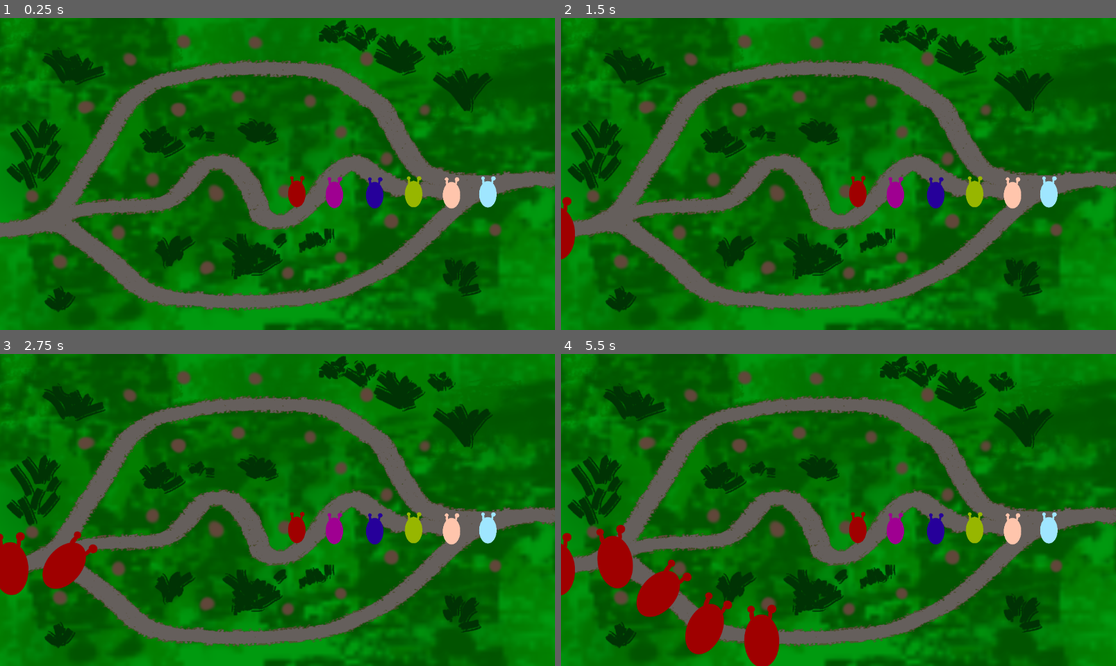
Above: before the commit, frames 1-4 (two rows, left to right).
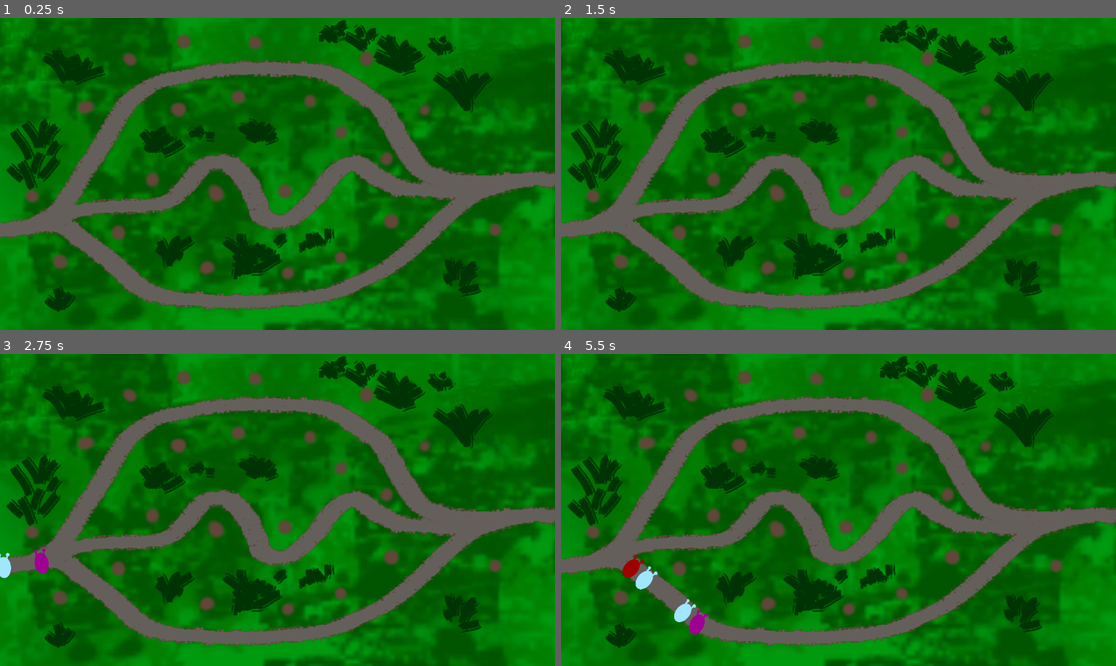
Above: after the commit, the same moments.

Repository: Dorfultariant/fgj_2024
Game: Godot game, scene res://scenes/world/level_1.tscn
Same seed, same stepped clock (60 frames per second), same inputs: the game is played once before the commit and once after it.
Inputs (mouse positions are in pixels of both pictures, inside the frame that each line leads up to):
- Up to frame 1 (0.25 s): no input
- Up to frame 2 (1.5 s): click (855, 192) at 0.52 s; click (894, 192) at 1.27 s
- Up to frame 3 (2.75 s): click (377, 528) at 2.02 s
- Up to frame 4 (5.5 s): click (977, 528) at 2.77 s; click (1010, 528) at 3.52 s; click (1049, 528) at 4.27 s; click (855, 528) at 5.02 s

The runs differ from the first frame. In frame 1, 1.4% of the frame differs, in the area x 51-90%, y 50-62%; in frame 2, 1.8%; in frame 3, 3.3%; in frame 4, 5.9%, in the area x 0-90%, y 50-100%.
Error before the commit: Invalid access to property or key 'TELETATTIES' on a base object of type 'Node2D (globals.gd)'. (res://scenes/world/level_telebatties_add_ui.tscn::GDScript_moq…

Commit message:
Telebatties can take different paths (currently random chosen), telebatties have differing stats

Diff:
--- a/scenes/characters/telebatties.gd
+++ b/scenes/characters/telebatties.gd
@@ -4,6 +4,34 @@
 var health : int = 0
 var speed : int = 200
 var path : int = 0
+var cost : int = 0
 
-func _ready():
-	health = 100
+
+func set_parameters(new_type, new_path):
+	type = new_type
+	$Sprite2D.frame = type
+	path = new_path
+	if type == 0:
+		health = 100
+		speed = 250
+		cost = 100
+	elif type == 1:
+		health = 200
+		speed = 150
+		cost = 120
+	elif type == 2:
+		health = 60
+		speed = 500
+		cost = 200
+	elif type == 3:
+		health = 100
+		speed = 350
+		cost = 150
+	elif type == 4:
+		health = 600
+		speed = 200
+		cost = 300
+	elif type == 5:
+		health = 160
+		speed = 175
+		cost = 140
--- a/scenes/characters/telebatties.tscn
+++ b/scenes/characters/telebatties.tscn
@@ -6,6 +6,7 @@
 [sub_resource type="CapsuleShape2D" id="CapsuleShape2D_abwti"]
 
 [node name="Telebatties" type="CharacterBody2D"]
+scale = Vector2(0.4, 0.4)
 collision_mask = 15
 script = ExtResource("1_f2c4k")
 
--- a/scenes/world/level_1.tscn
+++ b/scenes/world/level_1.tscn
@@ -1,20 +1,8 @@
-[gd_scene load_steps=6 format=3 uid="uid://n5b18i3uoerj"]
+[gd_scene load_steps=4 format=3 uid="uid://n5b18i3uoerj"]
 
 [ext_resource type="PackedScene" uid="uid://bn4hqehqchtlc" path="res://scenes/world/world.tscn" id="1_kwbdo"]
 [ext_resource type="Texture2D" uid="uid://kr3pd3uabibd" path="res://resources/background/anti_td_test_bg_1.png" id="2_o8af1"]
 [ext_resource type="PackedScene" uid="uid://b6wq3sws73ioq" path="res://scenes/areas/finnish_line.tscn" id="3_vogp0"]
-
-[sub_resource type="Curve2D" id="Curve2D_g6c0i"]
-_data = {
-"points": PackedVector2Array(0, 0, 0, 0, -1112, 212, 0, 0, 0, 0, -758, 130, 0, 0, 0, 0, -642, -63, 0, 0, 0, 0, -535, -210, 0, 0, 0, 0, -422, -303, 0, 0, 0, 0, -241, -354, 0, 0, 0, 0, -74, -376, 0, 0, 0, 0, 102, -374, 0, 0, 0, 0, 223, -323, 0, 0, 0, 0, 345, -241, 0, 0, 0, 0, 444, -99, 0, 0, 0, 0, 540, 5, 0, 0, 0, 0, 690, 25, 0, 0, 0, 0, 1193, 5)
-}
-point_count = 14
-
-[sub_resource type="Curve2D" id="Curve2D_k0mig"]
-_data = {
-"points": PackedVector2Array(0, 0, 0, 0, -1157, 226, 0, 0, 0, 0, -719, 147, 0, 0, 0, 0, -580, 127, 0, 0, 0, 0, -456, 104, 0, 0, 0, 0, -382, 85, 0, 0, 0, 0, -275, -23, 0, 0, 0, 0, -193, -37, 0, 0, 0, 0, -116, -14, 0, 0, 0, 0, -40, 147, 0, 0, 0, 0, 42, 144, 0, 0, 0, 0, 121, 85, 0, 0, 0, 0, 237, -14, 0, 0, 0, 0, 283, -34, 0, 0, 0, 0, 373, 31, 0, 0, 0, 0, 560, 53, 0, 0, 0, 0, 1298, -14)
-}
-point_count = 16
 
 [node name="Level_1" instance=ExtResource("1_kwbdo")]
 
@@ -28,93 +16,82 @@
 wait_time = 0.4
 autostart = true
 
-[node name="Node2D" type="Node2D" parent="." index="4"]
+[node name="TowerPositions" type="Node2D" parent="." index="4"]
 
-[node name="Marker2D" type="Marker2D" parent="Node2D" index="0"]
+[node name="Marker2D" type="Marker2D" parent="TowerPositions" index="0"]
 position = Vector2(-848, 76)
 
-[node name="Marker2D2" type="Marker2D" parent="Node2D" index="1"]
+[node name="Marker2D2" type="Marker2D" parent="TowerPositions" index="1"]
 position = Vector2(-755, 307)
 
-[node name="Marker2D3" type="Marker2D" parent="Node2D" index="2"]
+[node name="Marker2D3" type="Marker2D" parent="TowerPositions" index="2"]
 position = Vector2(-668, -232)
 
-[node name="Marker2D4" type="Marker2D" parent="Node2D" index="3"]
+[node name="Marker2D4" type="Marker2D" parent="TowerPositions" index="3"]
 position = Vector2(-433, 25)
 
-[node name="Marker2D5" type="Marker2D" parent="Node2D" index="4"]
+[node name="Marker2D5" type="Marker2D" parent="TowerPositions" index="4"]
 position = Vector2(-552, 201)
 
-[node name="Marker2D6" type="Marker2D" parent="Node2D" index="5"]
+[node name="Marker2D6" type="Marker2D" parent="TowerPositions" index="5"]
 position = Vector2(-509, -396)
 
-[node name="Marker2D7" type="Marker2D" parent="Node2D" index="6"]
+[node name="Marker2D7" type="Marker2D" parent="TowerPositions" index="6"]
 position = Vector2(-348, -218)
 
-[node name="Marker2D8" type="Marker2D" parent="Node2D" index="7"]
+[node name="Marker2D8" type="Marker2D" parent="TowerPositions" index="7"]
 position = Vector2(-320, -453)
 
-[node name="Marker2D9" type="Marker2D" parent="Node2D" index="8"]
+[node name="Marker2D9" type="Marker2D" parent="TowerPositions" index="8"]
 position = Vector2(-82, -455)
 
-[node name="Marker2D10" type="Marker2D" parent="Node2D" index="9"]
+[node name="Marker2D10" type="Marker2D" parent="TowerPositions" index="9"]
 position = Vector2(-136, -269)
 
-[node name="Marker2D11" type="Marker2D" parent="Node2D" index="10"]
+[node name="Marker2D11" type="Marker2D" parent="TowerPositions" index="10"]
 position = Vector2(-214, 68)
 
-[node name="Marker2D12" type="Marker2D" parent="Node2D" index="11"]
+[node name="Marker2D12" type="Marker2D" parent="TowerPositions" index="11"]
 position = Vector2(-240, 328)
 
-[node name="Marker2D13" type="Marker2D" parent="Node2D" index="12"]
+[node name="Marker2D13" type="Marker2D" parent="TowerPositions" index="12"]
 position = Vector2(20, 57)
 
-[node name="Marker2D14" type="Marker2D" parent="Node2D" index="13"]
+[node name="Marker2D14" type="Marker2D" parent="TowerPositions" index="13"]
 position = Vector2(116, -257)
 
-[node name="Marker2D15" type="Marker2D" parent="Node2D" index="14"]
+[node name="Marker2D15" type="Marker2D" parent="TowerPositions" index="14"]
 position = Vector2(224, -144)
 
-[node name="Marker2D16" type="Marker2D" parent="Node2D" index="15"]
+[node name="Marker2D16" type="Marker2D" parent="TowerPositions" index="15"]
 position = Vector2(31, 351)
 
-[node name="Marker2D17" type="Marker2D" parent="Node2D" index="16"]
+[node name="Marker2D17" type="Marker2D" parent="TowerPositions" index="16"]
 position = Vector2(221, 286)
 
-[node name="Marker2D18" type="Marker2D" parent="Node2D" index="17"]
+[node name="Marker2D18" type="Marker2D" parent="TowerPositions" index="17"]
 position = Vector2(393, 159)
 
-[node name="Marker2D19" type="Marker2D" parent="Node2D" index="18"]
+[node name="Marker2D19" type="Marker2D" parent="TowerPositions" index="18"]
 position = Vector2(376, -53)
 
-[node name="Marker2D20" type="Marker2D" parent="Node2D" index="19"]
+[node name="Marker2D20" type="Marker2D" parent="TowerPositions" index="19"]
 position = Vector2(314, -401)
 
-[node name="Marker2D21" type="Marker2D" parent="Node2D" index="20"]
+[node name="Marker2D21" type="Marker2D" parent="TowerPositions" index="20"]
 position = Vector2(506, -215)
 
-[node name="Marker2D22" type="Marker2D" parent="Node2D" index="21"]
+[node name="Marker2D22" type="Marker2D" parent="TowerPositions" index="21"]
 position = Vector2(755, 189)
 
-[node name="Route_1" type="Path2D" parent="." index="5"]
-curve = SubResource("Curve2D_g6c0i")
-
-[node name="Teletubbies" type="PathFollow2D" parent="Route_1" index="0"]
-position = Vector2(-1112, 212)
-rotation = -0.227624
-
-[node name="Route_2" type="Path2D" parent="." index="6"]
-curve = SubResource("Curve2D_k0mig")
-
-[node name="Teletubbies" type="PathFollow2D" parent="Route_2" index="0"]
-position = Vector2(-1157, 226)
-rotation = -0.178447
-
-[node name="TeleBatSpawnTimer" parent="." index="7"]
+[node name="TeleBatSpawnTimer" parent="." index="5"]
 autostart = true
 
-[node name="FinnishLine" parent="." index="8" instance=ExtResource("3_vogp0")]
-position = Vector2(1013, 20)
+[node name="FinnishLine" parent="." index="6" instance=ExtResource("3_vogp0")]
+position = Vector2(1114, 18)
+
+[node name="LevelTelebattiesAddUi" parent="." index="7"]
+visible = false
 
 [connection signal="timeout" from="TelebattiesTimer" to="." method="_on_telebatties_timer_timeout"]
 [connection signal="TeleBatGotIn" from="FinnishLine" to="." method="_on_finnish_line_tele_bat_got_in"]
--- a/scenes/world/world.gd
+++ b/scenes/world/world.gd
@@ -7,9 +7,10 @@
 # Called when the node enters the scene tree for the first time.
 func _ready():
 	for i in range(20):
-		var telebatties = telebatties_scene.instantiate() # Replace with function body.
+		var telebatties = telebatties_scene.instantiate()
+		telebatties.set_parameters(randi_range(0,5), randi_range(0,2))
 		Globals.telebatties_queue.append(telebatties)
-		print(Globals.telebatties_queue.size())
+
 # Called every frame. 'delta' is the elapsed time since the previous frame.
 func _process(delta):
 	for follower in follow_paths_list:
@@ -22,8 +23,10 @@
 func _on_tele_bat_spawn_timer_timeout():
 	if Globals.telebatties_queue:
 		var newFollowPath = PathFollow2D.new()
-		newFollowPath.add_child(Globals.telebatties_queue.pop_at(0))
-		$Route.add_child(newFollowPath)
+		var popped = Globals.telebatties_queue.pop_at(0)
+		newFollowPath.add_child(popped)
+		var routes = $Routes.get_children()
+		routes[popped.path].add_child(newFollowPath)
 		follow_paths_list.append(newFollowPath)
 		print("New child appears")
 
--- a/scenes/world/world.tscn
+++ b/scenes/world/world.tscn
@@ -9,17 +9,33 @@
 }
 point_count = 14
 
+[sub_resource type="Curve2D" id="Curve2D_0f5kk"]
+_data = {
+"points": PackedVector2Array(0, 0, 0, 0, -1121, 199, 0, 0, 0, 0, -754, 153, 0, 0, 0, 0, -512, -232, 0, 0, 0, 0, -373, -339, 0, 0, 0, 0, -213, -360, 0, 0, 0, 0, 26, -368, 0, 0, 0, 0, 161, -339, 0, 0, 0, 0, 318, -268, 0, 0, 0, 0, 390, -172, 0, 0, 0, 0, 475, -33, 0, 0, 0, 0, 589, 32, 0, 0, 0, 0, 1145, 3)
+}
+point_count = 12
+
+[sub_resource type="Curve2D" id="Curve2D_lfrxr"]
+_data = {
+"points": PackedVector2Array(0, 0, 0, 0, -1203, 210, 0, 0, 0, 0, -715, 138, 0, 0, 0, 0, -590, 110, 0, 0, 0, 0, -444, 113, 0, 0, 0, 0, -355, 71, 0, 0, 0, 0, -245, -33, 0, 0, 0, 0, -152, -33, 0, 0, 0, 0, -77, 64, 0, 0, 0, 0, -49, 146, 0, 0, 0, 0, 47, 156, 0, 0, 0, 0, 144, 74, 0, 0, 0, 0, 215, -22, 0, 0, 0, 0, 261, -33, 0, 0, 0, 0, 350, 14, 0, 0, 0, 0, 471, 56, 0, 0, 0, 0, 1181, 17)
+}
+point_count = 16
+
 [node name="World" type="Node2D"]
 script = ExtResource("1_2i7cf")
 
 [node name="Background" type="Sprite2D" parent="."]
 
-[node name="Route" type="Path2D" parent="."]
+[node name="Routes" type="Node2D" parent="."]
+
+[node name="Route" type="Path2D" parent="Routes"]
 curve = SubResource("Curve2D_ru10x")
 
-[node name="Teletubbies" type="PathFollow2D" parent="Route"]
-position = Vector2(-1078, 201)
-rotation = -0.0505188
+[node name="Route_1" type="Path2D" parent="Routes"]
+curve = SubResource("Curve2D_0f5kk")
+
+[node name="Route_2" type="Path2D" parent="Routes"]
+curve = SubResource("Curve2D_lfrxr")
 
 [node name="Camera2D" type="Camera2D" parent="."]
 
Not shown: 1 places in scenes/world/world.tscn that only renumber resources
